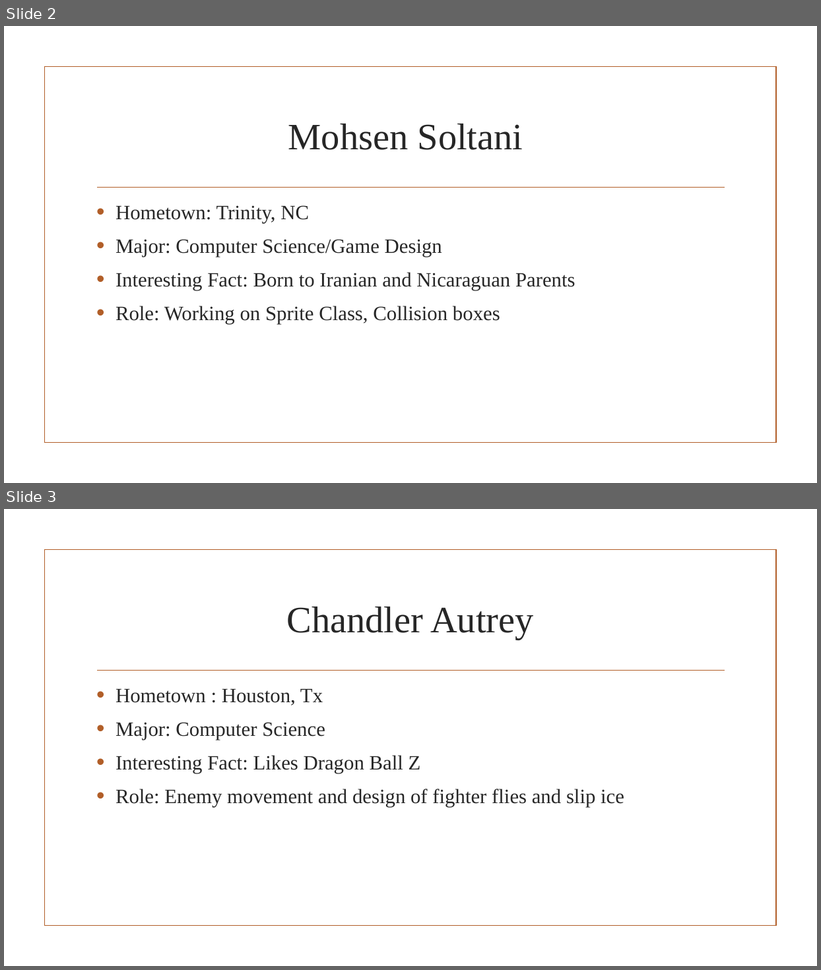
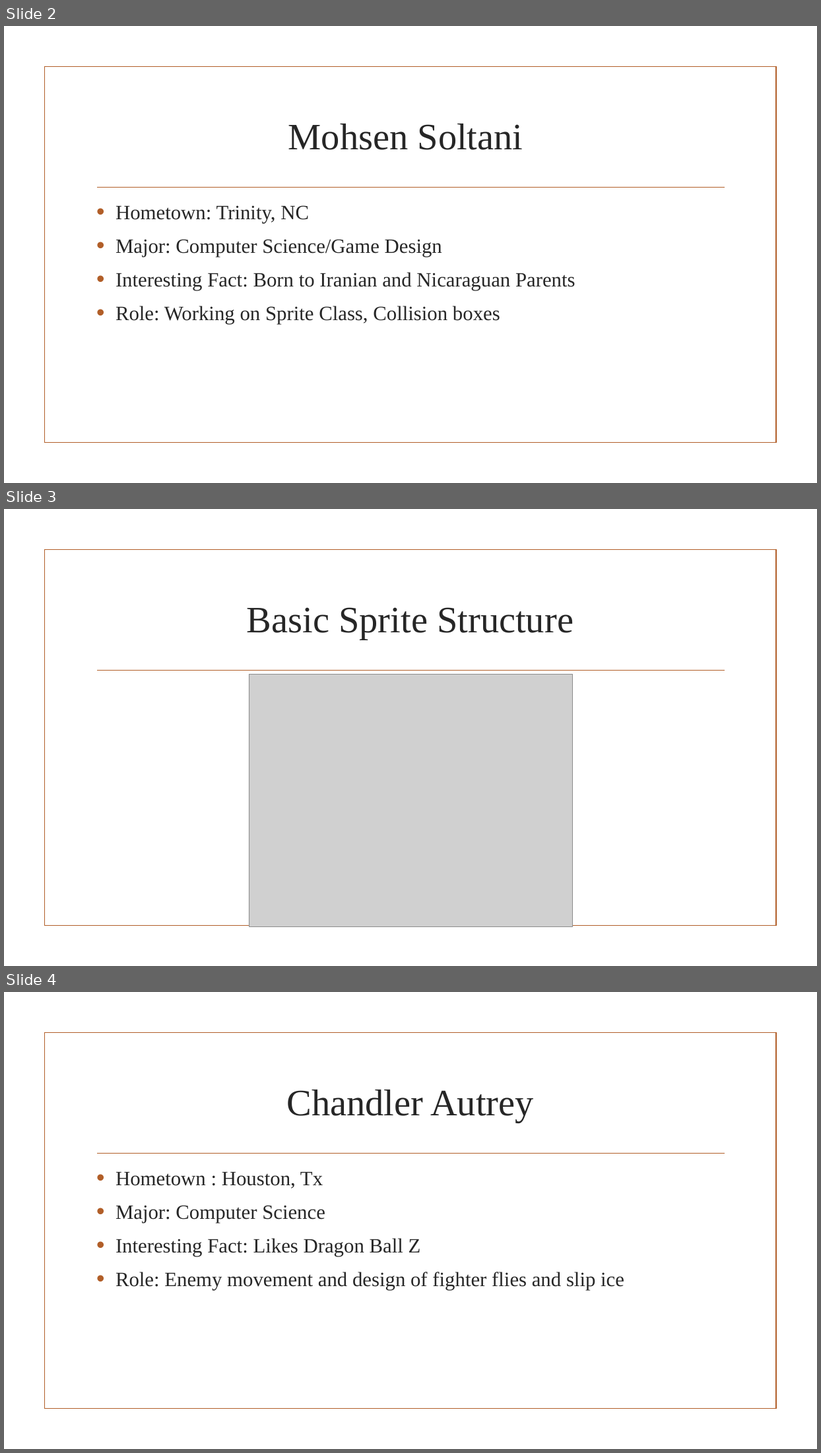
Before and after one commit to mdsoltan/Computer-Science-Group-Project, a slide deck: Mario Bros.pptx. Shown one above the other, each under a label of ours: slides 2 and 3 before the commit, slides 2, 3 and 4 after it. The pictures are 821x970 and 821x1453 pixels, drawn with LibreOffice and Linux fonts; fonts in the diff are those of the drawing; grey boxes stand for pictures; background and template pictures are left out. Boxes give left, top, right and bottom in pixels: in the first picture for what was removed or moved away, otherwise in the second. Text is boxed around its words. In the diff, an @@ line names an element or a change of style, - is before the commit and + after.

```diff
--- a/Mario Bros.pptx
+++ b/Mario Bros.pptx
@@ slide 3 added at box(4, 509, 817, 966), background picture (left out); not listed: 2 template elements that a slide beside it also shows @@
@@ title added at box(247, 607, 574, 640), 44 pt, text #262626 @@
+Basic Sprite Structure
@@ picture added at box(249, 674, 572, 927) @@
@@ what was slide 3 is now slide 4 @@
```
Also in this commit, not shown: 24 other files.
